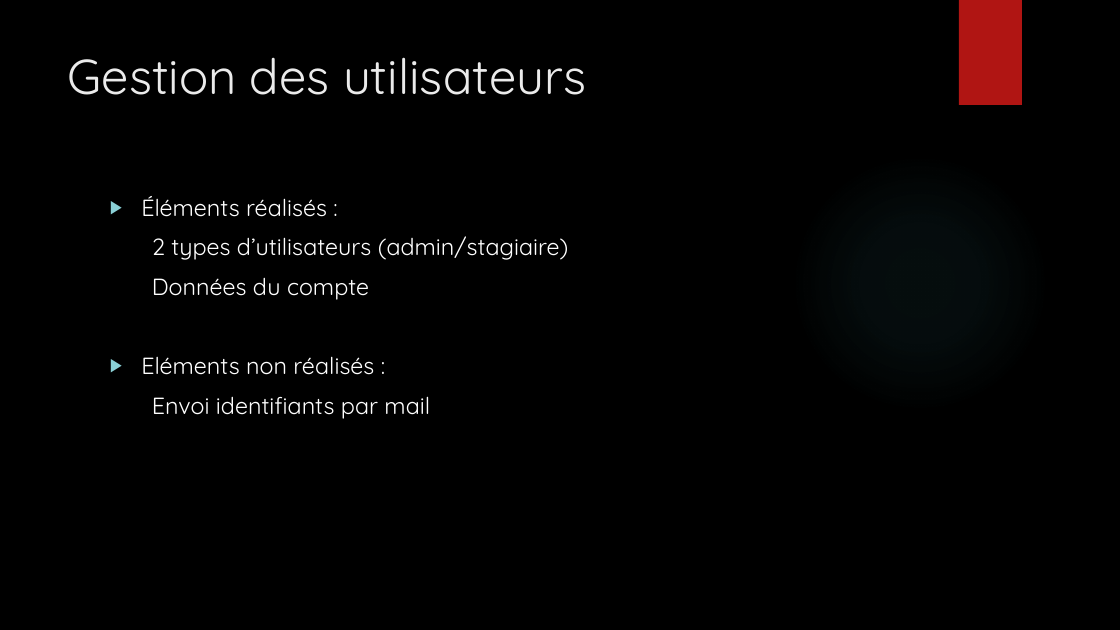
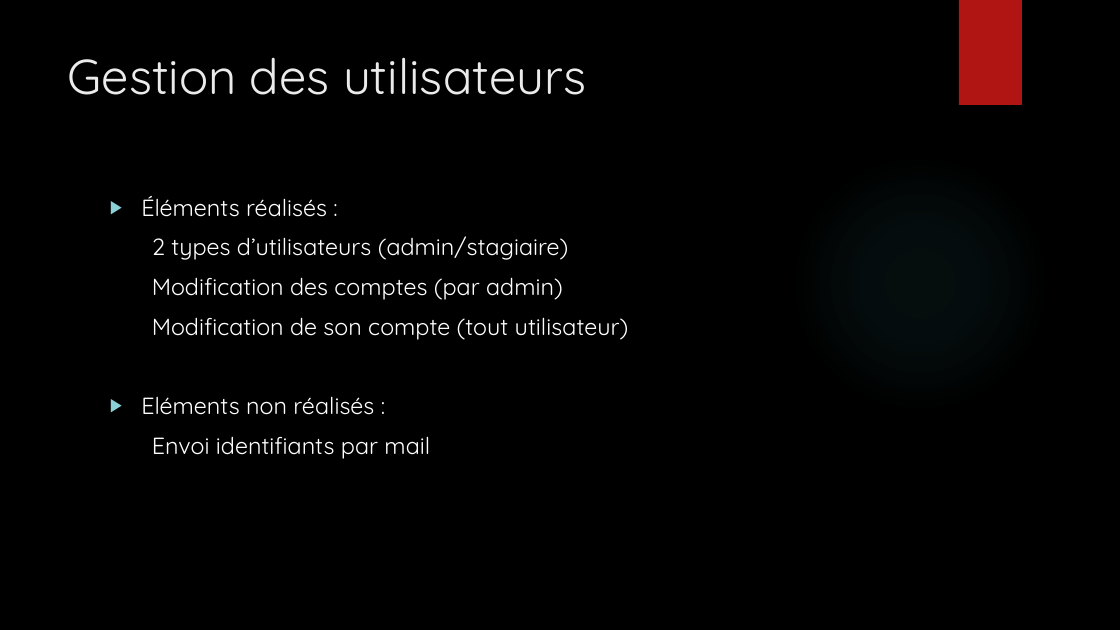
Before and after one commit to ChaKiG/SR03, a slide deck: slide 2 of Projet_stagiaire/ressources/SR03 Projet.pptx. Drawn at 1120x630 pixels with LibreOffice and Linux fonts; fonts in the diff are those of the drawing; background and template pictures are left out. Boxes give left, top, right and bottom in pixels: in the first picture for what was removed or moved away, otherwise in the second. Text is boxed around its words. In the diff, an @@ line names an element or a change of style, - is before the commit and + after.

```diff
--- a/Projet_stagiaire/ressources/SR03 Projet.pptx
+++ b/Projet_stagiaire/ressources/SR03 Projet.pptx
@@ text at (152, 277, 629, 340): text changed @@
-Données du compte
+Modification des comptes (par admin)
+Modification de son compte (tout utilisateur)
```
Also in this commit, not shown: 3 other files.
